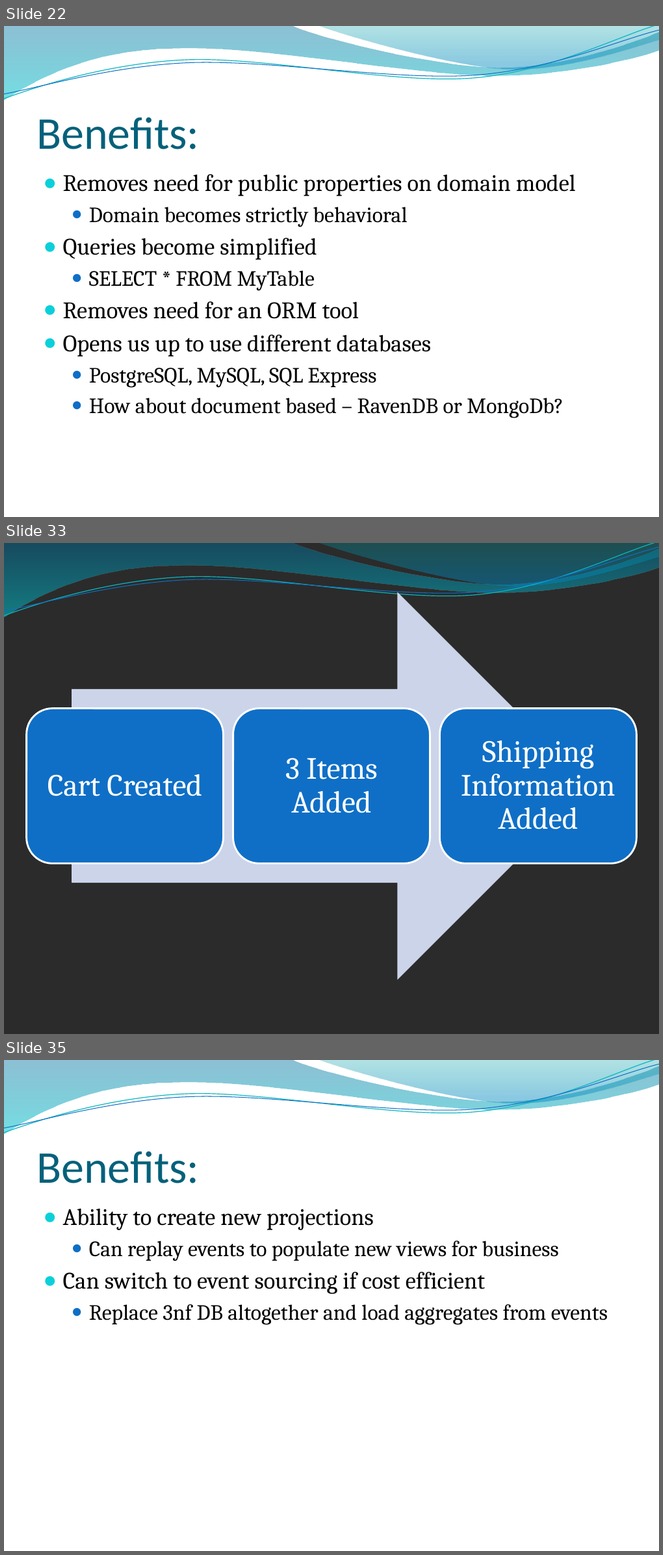
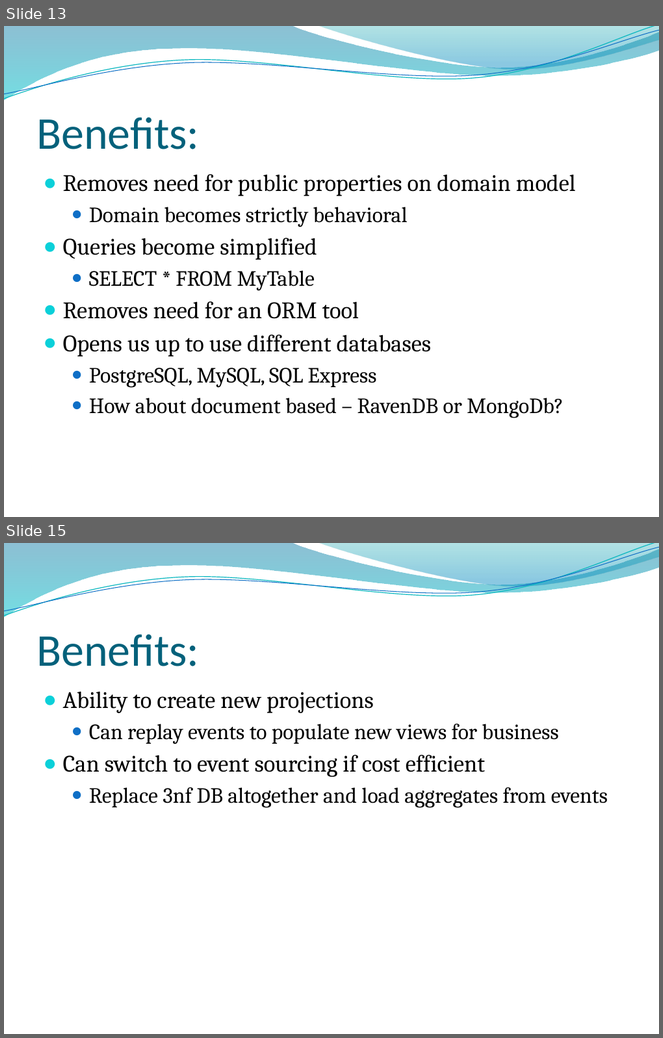
Before and after one commit to ketiko/CQRS.Presentation, a slide deck: Presentation/CQRS.pptx. Shown one above the other, each under a label of ours: slides 22, 33 and 35 before the commit, slides 13 and 15 after it; the slides between them are not shown. The pictures are 663x1555 and 663x1038 pixels, drawn with LibreOffice and Linux fonts; fonts in the diff are those of the drawing; background and template pictures are left out; a plain dark background stands for a picture behind light text. Boxes give left, top, right and bottom in pixels: in the first picture for what was removed or moved away, otherwise in the second. Text is boxed around its words. In the diff, an @@ line names an element or a change of style, - is before the commit and + after.

```diff
--- a/Presentation/CQRS.pptx
+++ b/Presentation/CQRS.pptx
@@ slide 33 removed at bbox=[4, 543, 659, 1034], background picture (left out); not listed: 4 template elements that a slide beside it also shows @@
@@ group removed at bbox=[26, 592, 636, 980]: 3 rounded rectangles, 3 texts, 1 right arrow @@
-Cart Created
-3 Items Added
-Shipping Information Added
@@ what was slide 22 is now slide 13 @@
@@ what was slide 35 is now slide 15 @@
```
Also in this commit, not shown: 7 slides changed, 8 slides added, 27 other slides removed.
